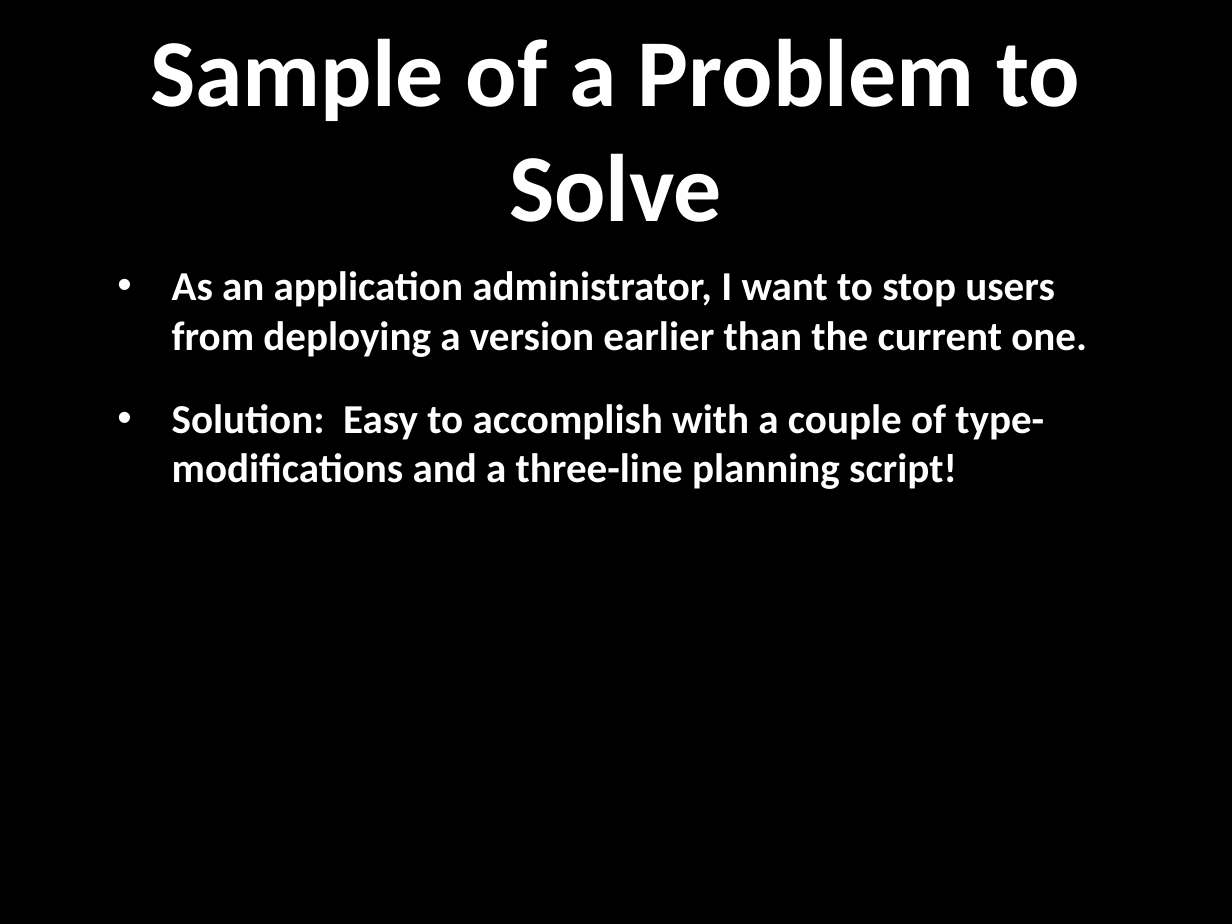
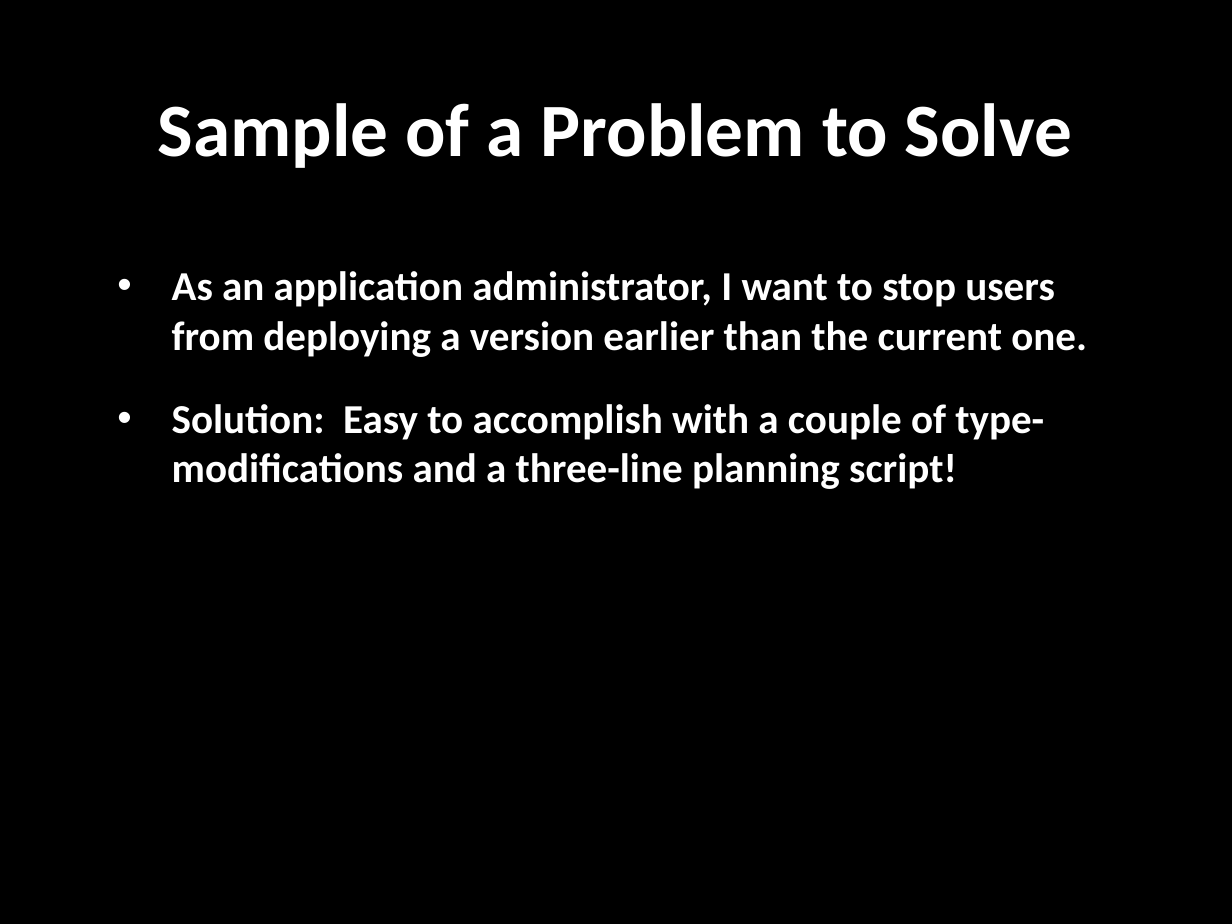
Before and after one commit to droberts2013/Teaching-IT-Trainers, a slide deck: slide 13 of DaveTeachingITTrainers-2.pptx. Drawn at 1232x924 pixels with LibreOffice and Linux fonts; fonts in the diff are those of the drawing; background and template pictures are left out. Boxes give left, top, right and bottom in pixels: in the first picture for what was removed or moved away, otherwise in the second. Text is boxed around its words. In the diff, an @@ line names an element or a change of style, - is before the commit and + after.

```diff
--- a/DaveTeachingITTrainers-2.pptx
+++ b/DaveTeachingITTrainers-2.pptx
@@ title "Sample of a Problem to ..." at box(158, 103, 1072, 168): size 56 to 44 pt @@
```
Also in this commit, not shown: 5 other slides changed, 1 slide added, 1 other file.
